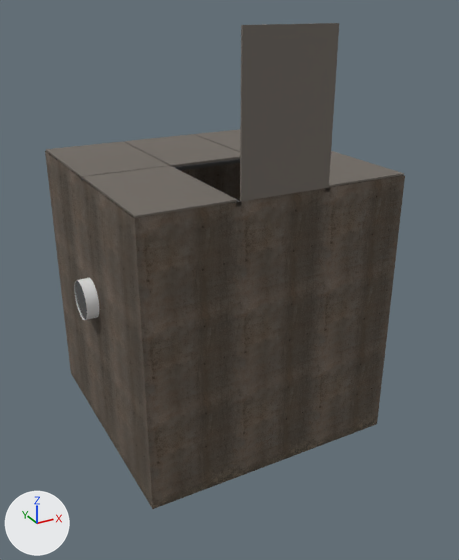
An edit to the Blender file blender/lab_pool.blend, drawn before and after from the same camera.
The view is the same before and after, from a camera (50 mm lens) standing at (-3.26, -6.34, 1.82) and looking at (0.05, -0.32, -1.19). The axes (+X, +Y, +Z) are drawn at lower left. The lights are the same throughout. The picture after the commit comes second.

The first picture shows 'LidBeam_0', 'LidOpen', 'Lid_00', 'Lid_01', 'Lid_11', 'Lid_20', 'Lid_21', 'PortGlass', 'PortReveal', 'PortSediment', 'Wall_0', 'Wall_1', 'Wall_2', 'Wall_3'.
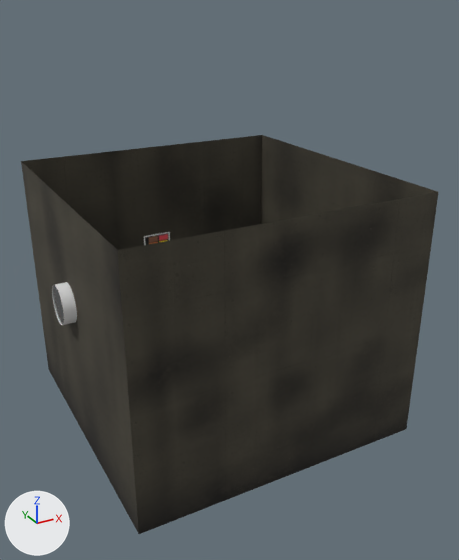
Location of each change, (x1, y1, x2, y2) in pixels of the pictures (459 x 560 px; the box of a moved part takes in the faces that stretch with it):
'Wall_0', recoloured, moved, rescaled (19% wider): before (135, 175, 405, 509); after (117, 192, 438, 534)
'Wall_2', reshaped (9% wider): before (45, 151, 153, 509); after (21, 162, 139, 534)
'Wall_1', recoloured, moved, rescaled (mostly hidden before): before (46, 151, 240, 219); after (21, 135, 262, 250)
'LidOpen', deleted: before (240, 23, 339, 202)
'Wall_3', recoloured, moved, rescaled (mostly hidden before): before (333, 175, 404, 187); after (261, 135, 438, 224)
'Lid_00', deleted: before (83, 166, 237, 218)
'Lid_01', deleted: before (46, 141, 170, 178)
'Lid_11', deleted: before (124, 134, 240, 167)
'Lid_20', deleted: before (329, 151, 404, 187)
'PortReveal', moved: before (74, 278, 99, 320); after (52, 282, 77, 325)
'Lid_21', deleted: before (194, 129, 240, 152)
'PortGlass', moved: before (75, 280, 87, 319); after (53, 285, 64, 325)
'LidBeam_0', deleted: before (81, 158, 240, 182)
'PortSediment', moved: before (77, 303, 87, 320); after (54, 307, 64, 325)
part 1 of me_wall_0, moved or reshaped: before (135, 175, 405, 509); after (117, 192, 438, 534)
part 2 of me_wall_0, recoloured: before (135, 175, 405, 489); after (117, 192, 438, 515)
part 3 of me_wall_0, recoloured: before (151, 196, 379, 509); after (137, 214, 409, 534)

What changed in the scene script:
```text
Add mat_mat_concrete_wall_008__brown_mud_03:
    mat_mat_concrete_wall_008__brown_mud_03 = bpy.data.materials.new('MAT_concrete_wall_008__brown_mud_03')
    # uses the picture img_brown_mud_03_diff_1k_jpg
    # uses the picture img_concrete_wall_008_diff_1k_jpg
Change me_wall_0:
    remove me_wall_0.from_pydata(...)  # 625 vertices, 576 faces; spans x -1.5..1.5, y -1.5, z -3.0..0.15
    remove me_wall_0.materials.append(mat_mat_concrete_wall_006__brown_mud_03)
    add me_wall_0.from_pydata(...)  # 625 vertices, 576 faces; spans x -1.75..1.75, y -1.75, z -3.0..0.0
    me_wall_0 part 1: the whole mesh is scaled about its middle by (1.17, 1, 0.952), then moved by (0.0, -0.25, -0.08)
    me_wall_0 part 2: 464 faces centred in x -1.44..1.44, y -1.5, z -2.67..0.08 are repainted in the vertex colours; the middle colour goes from white #ffffff to grey #818181
    me_wall_0 part 3: 112 faces centred in x -1.44..1.44, y -1.5, z -2.93..-0.05 are repainted in the vertex colours; the middle colour goes from white #fefefe to dark grey #6c6c6c
    add me_wall_0.materials.append(mat_mat_concrete_wall_008__brown_mud_03)
Change me_wall_1:
    remove me_wall_1.from_pydata(...)  # 625 vertices, 576 faces; spans x -1.5..1.5, y 1.5, z -3.0..0.15
    remove me_wall_1.materials.append(mat_mat_concrete_wall_006__brown_mud_03)
    add me_wall_1.from_pydata(...)  # 625 vertices, 576 faces; spans x -1.75..1.75, y 1.75, z -3.0..0.0
    me_wall_1 part 4: the whole mesh is scaled about its middle by (1.17, 1, 0.952), then moved by (0.0, 0.25, -0.08)
    add me_wall_1.materials.append(mat_mat_concrete_wall_008__brown_mud_03)
Change me_wall_2:
    remove me_wall_2.from_pydata(...)  # 675 vertices, 572 faces; spans x -1.5, y -1.5..1.5, z -3.0..0.15
    remove me_wall_2.materials.append(mat_mat_concrete_wall_006__brown_mud_03)
    add me_wall_2.from_pydata(...)  # 677 vertices, 574 faces; spans x -1.75, y -1.75..1.75, z -3.0..0.0
    me_wall_2 part 5: 675 vertices removed from x -1.5, y -1.5..1.5, z -3.0..0.15; 677 vertices added at x -1.75, y -1.75..1.75, z -3.0..0.0
    add me_wall_2.materials.append(mat_mat_concrete_wall_008__brown_mud_03)
Change me_wall_3:
    remove me_wall_3.from_pydata(...)  # 625 vertices, 576 faces; spans x 1.5, y -1.5..1.5, z -3.0..0.15
    remove me_wall_3.materials.append(mat_mat_concrete_wall_006__brown_mud_03)
    add me_wall_3.from_pydata(...)  # 625 vertices, 576 faces; spans x 1.75, y -1.75..1.75, z -3.0..0.0
    me_wall_3 part 6: the whole mesh is scaled about its middle by (1, 1.17, 0.952), then moved by (0.25, 0.0, -0.08)
    add me_wall_3.materials.append(mat_mat_concrete_wall_008__brown_mud_03)
Change me_portreveal:
    remove me_portreveal.from_pydata(...)  # 98 vertices, 48 faces; spans x -1.64..-1.5, y -0.225..0.225, z -1.425..-0.975
    add me_portreveal.from_pydata(...)  # 98 vertices, 48 faces; spans x -1.89..-1.75, y -0.225..0.225, z -1.425..-0.975
    me_portreveal part 7: the whole mesh is moved by (-0.25, 0.0, 0.0)
Change me_portsediment:
    remove me_portsediment.from_pydata(...)  # 34 vertices, 16 faces; spans x -1.64..-1.504, y -0.2..0.191, z -1.421..-1.293
    add me_portsediment.from_pydata(...)  # 34 vertices, 16 faces; spans x -1.89..-1.754, y -0.2..0.191, z -1.421..-1.293
    me_portsediment part 8: the whole mesh is moved by (-0.25, 0.0, 0.0)
Change ob_portglass:
    ob_portglass.location: (-1.63, 0.0, -1.2) -> (-1.88, 0.0, -1.2)
Remove ob_lid_00:
    ob_lid_00 = bpy.data.objects.new('Lid_00', me_cube_008)
Remove ob_lid_01:
    ob_lid_01 = bpy.data.objects.new('Lid_01', me_cube_009)
Remove ob_lidopen:
    ob_lidopen = bpy.data.objects.new('LidOpen', me_cube_010)
Remove ob_lid_11:
    ob_lid_11 = bpy.data.objects.new('Lid_11', me_cube_011)
Remove ob_lid_20:
    ob_lid_20 = bpy.data.objects.new('Lid_20', me_cube_012)
Remove ob_lid_21:
    ob_lid_21 = bpy.data.objects.new('Lid_21', me_cube_013)
Remove ob_lidbeam_0:
    ob_lidbeam_0 = bpy.data.objects.new('LidBeam_0', me_cube_014)
```
